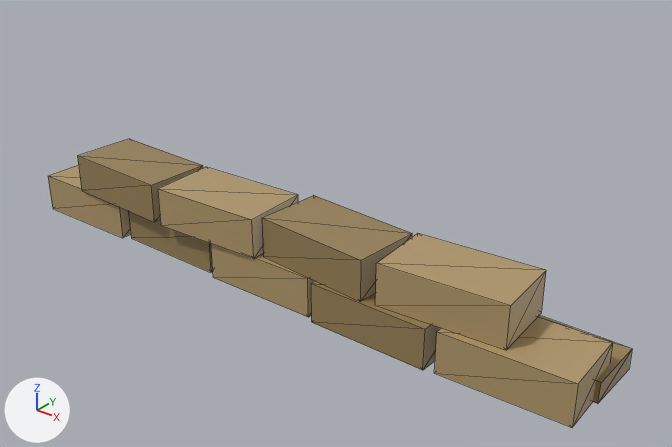
Two versions of the glTF model assets/models/prop_sandbag_wall.glb, one commit apart.
Camera for both pictures: a 50 mm lens placed at (2.66, -2.91, 2.22), pointed at (0.22, 0.14, 0.33). Lighting does not change. The marker at lower left points along +X, +Y and +Z. The older version comes first. Mesh edges are drawn as thin lines. Vertices at exactly the same position are counted once.

In view in the first picture: 'prop_sandbag_wall'.
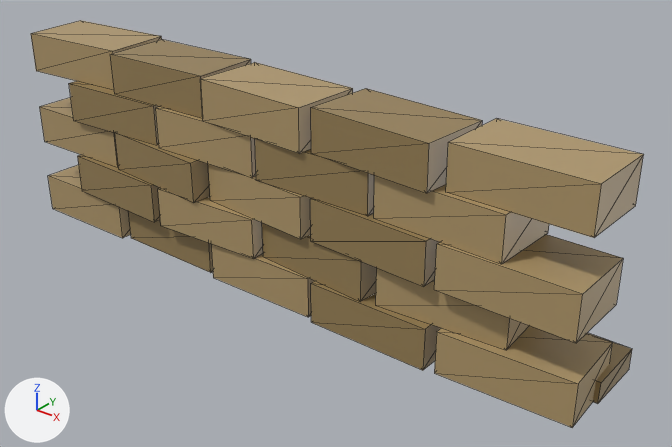
Where the change shows, as pixel boxes (x1, y1, x2, y2) in the pictures (672 x 447 px):
'prop_sandbag_wall', reshaped (41% taller): before (48, 139, 632, 428); after (31, 21, 644, 428)
part 1 of me_prop_sandbag_wall, added (brown): after (40, 97, 118, 167)
part 2 of me_prop_sandbag_wall, added (brown): after (115, 133, 210, 202)
part 3 of me_prop_sandbag_wall, added (brown): after (208, 164, 311, 239)
part 4 of me_prop_sandbag_wall, added (brown): after (310, 198, 439, 286)
part 5 of me_prop_sandbag_wall, added (brown): after (434, 234, 623, 343)
part 6 of me_prop_sandbag_wall, added (brown): after (69, 81, 159, 145)
part 7 of me_prop_sandbag_wall, added (brown): after (155, 107, 256, 177)
part 8 of me_prop_sandbag_wall, added (brown): after (255, 139, 374, 216)
part 9 of me_prop_sandbag_wall, added (brown): after (374, 175, 549, 264)
part 10 of me_prop_sandbag_wall, added (beige): after (31, 21, 162, 90)
part 11 of me_prop_sandbag_wall, added (brown): after (110, 39, 251, 118)
part 12 of me_prop_sandbag_wall, added (beige): after (200, 62, 353, 154)
part 13 of me_prop_sandbag_wall, added (brown): after (311, 89, 482, 193)
part 14 of me_prop_sandbag_wall, added (beige): after (446, 118, 644, 238)
part 15 of me_prop_sandbag_wall, recoloured: before (63, 139, 613, 380); after (63, 155, 613, 380)

Patch to the scene script:
```diff
--- a/assets/models/prop_sandbag_wall.glb.py
+++ b/assets/models/prop_sandbag_wall.glb.py
@@ me_prop_sandbag_wall @@
 # used by ob_prop_sandbag_wall; location = (0.0, 0.0, 0.0)
-me_prop_sandbag_wall.from_pydata(...)  # 80 vertices, 120 faces; spans x -1.6..1.6, y -0.21..0.35, z 0.0..0.4
+me_prop_sandbag_wall.from_pydata(...)  # 192 vertices, 288 faces; spans x -1.6..1.6, y -0.21..0.35, z 0.0..1.0
+# me_prop_sandbag_wall part 1: the loose piece of 8 vertices spanning x -1.58..-0.98, y -0.18..0.17, z 0.0..0.2 is copied, and the copy is moved by (0.0, 0.01, 0.4); it spans x -1.58..-0.98, y -0.17..0.18, z 0.4..0.6
+# me_prop_sandbag_wall part 2: the loose piece of 8 vertices spanning x 0.01..0.63, y -0.18..0.2, z 0.2..0.4 is copied, and the copy is moved by (-0.96, -0.03, 0.2); it spans x -0.95..-0.33, y -0.21..0.17, z 0.4..0.6
+# me_prop_sandbag_wall part 3: the loose piece of 8 vertices spanning x 0.01..0.63, y -0.18..0.2, z 0.2..0.4 is copied, and the copy is moved by (-0.32, -0.01, 0.2); it spans x -0.31..0.31, y -0.19..0.19, z 0.4..0.6
+# me_prop_sandbag_wall part 4: the loose piece of 8 vertices spanning x 0.01..0.63, y -0.18..0.2, z 0.2..0.4 is copied, and the copy is moved by (0.32, -0.03, 0.2); it spans x 0.33..0.95, y -0.2..0.16, z 0.4..0.6
+# me_prop_sandbag_wall part 5: a new loose piece, a box spanning x 0.98..1.58, y -0.2..0.14, z 0.4..0.6, in mat_surface
+# me_prop_sandbag_wall part 6: the loose piece of 8 vertices spanning x -0.63..-0.01, y -0.21..0.16, z 0.2..0.4 is copied, and the copy is moved by (-0.64, 0.02, 0.4); it spans x -1.27..-0.65, y -0.19..0.18, z 0.6..0.8
+# me_prop_sandbag_wall part 7: the loose piece of 8 vertices spanning x -0.3..0.3, y -0.17..0.17, z 0.0..0.2 is copied, and the copy is moved by (-0.32, 0.0, 0.6); it spans x -0.62..-0.02, y -0.18..0.18, z 0.6..0.8
+# me_prop_sandbag_wall part 8: the loose piece of 8 vertices spanning x -0.3..0.3, y -0.17..0.17, z 0.0..0.2 is copied, and the copy is moved by (0.32, 0.0, 0.6); it spans x 0.02..0.62, y -0.18..0.18, z 0.6..0.8
+# me_prop_sandbag_wall part 9: the loose piece of 8 vertices spanning x 0.01..0.63, y -0.18..0.2, z 0.2..0.4 is copied, and the copy is turned 2.2 degrees about the z axis through its middle, then moved by (0.64, -0.01, 0.4); it spans x 0.65..1.27, y -0.18..0.18, z 0.6..0.8
+# me_prop_sandbag_wall part 10: the loose piece of 8 vertices spanning x -1.58..-0.98, y -0.18..0.17, z 0.0..0.2 is copied, and the copy is turned 4 degrees about the z axis through its middle, then moved by (0.0, 0.03, 0.8); it spans x -1.59..-0.97, y -0.16..0.22, z 0.8..1.0
+# me_prop_sandbag_wall part 11: the loose piece of 8 vertices spanning x -0.63..-0.01, y -0.21..0.16, z 0.2..0.4 is copied, and the copy is moved by (-0.32, 0.04, 0.6); it spans x -0.95..-0.33, y -0.16..0.2, z 0.8..1.0
+# me_prop_sandbag_wall part 12: the loose piece of 8 vertices spanning x 0.01..0.63, y -0.18..0.2, z 0.2..0.4 is copied, and the copy is moved by (-0.32, -0.02, 0.6); it spans x -0.31..0.31, y -0.19..0.17, z 0.8..1.0
+# me_prop_sandbag_wall part 13: the loose piece of 8 vertices spanning x 0.01..0.63, y -0.18..0.2, z 0.2..0.4 is copied, and the copy is moved by (0.32, -0.02, 0.6); it spans x 0.33..0.95, y -0.2..0.18, z 0.8..1.0
+# me_prop_sandbag_wall part 14: 8 vertices added at x 0.98..1.58, y -0.16..0.19, z 0.8..1.0
+# me_prop_sandbag_wall part 15: 64 kept faces spanning x -1.6..1.6, y -0.21..0.22, z 0.0..0.4 get new vertex colours
 me_prop_sandbag_wall.materials.append(mat_surface)
```
